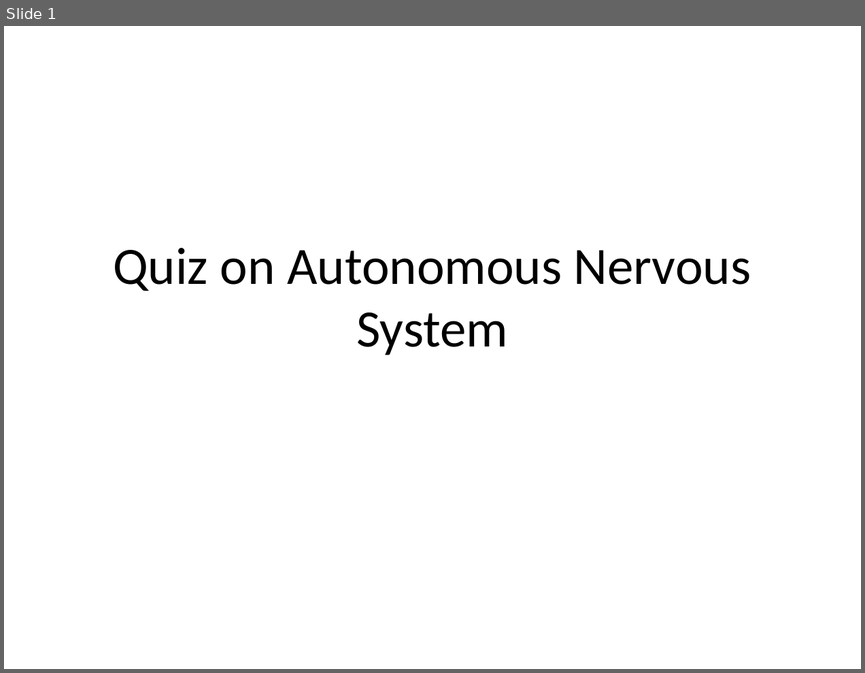
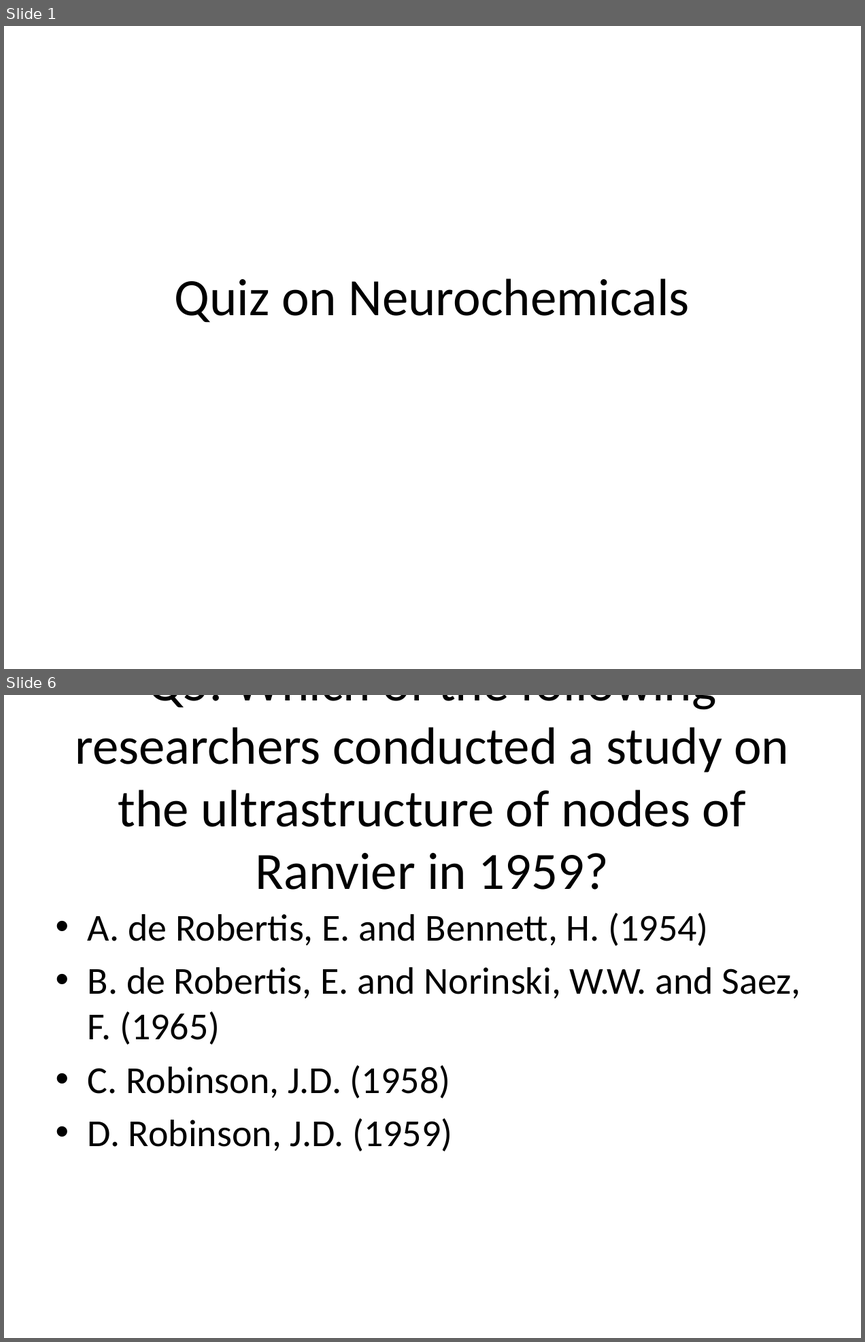
Before and after one commit to possibly-nrs-14/rag-sme, a slide deck: exports/quiz.pptx. Shown one above the other, each under a label of ours: slide 1 before the commit, slides 1 and 6 after it; the slides between them are not shown. The pictures are 865x673 and 865x1342 pixels, drawn with LibreOffice and Linux fonts; fonts in the diff are those of the drawing. Boxes give left, top, right and bottom in pixels: in the first picture for what was removed or moved away, otherwise in the second. Text is boxed around its words. In the diff, an @@ line names an element or a change of style, - is before the commit and + after.

```diff
--- a/exports/quiz.pptx
+++ b/exports/quiz.pptx
@@ slide 6 added at box(4, 695, 861, 1338), background #FFFFFF @@
@@ title added at box(75, 695, 789, 889), 44 pt, text #000000 @@
+Q5: Which of the following researchers conducted a study on the ultrastructure of nodes of Ranvier in 1959?
@@ text added at box(88, 913, 801, 1151), 32 pt, text #000000 @@
+• A. de Robertis, E. and Bennett, H. (1954)
+• B. de Robertis, E. and Norinski, W.W. and Saez, F. (1965)
+• C. Robinson, J.D. (1958)
+• D. Robinson, J.D. (1959)
@@ slide 1 changed as well @@
@@ title at box(175, 278, 689, 322): text changed @@
-Quiz on Autonomous Nervous System
+Quiz on Neurochemicals
```
Also in this commit, not shown: 2 other slides changed, 4 other slides added, 1 slide removed, 8 other files.
